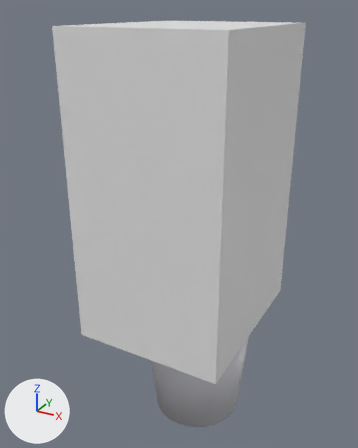
The glTF model internal/web/static/office/models/Deco_Plant_Floor_B.gltf, before and after one commit.
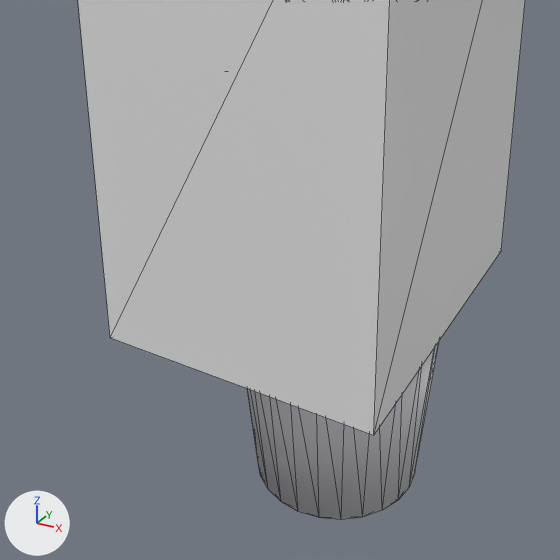
Each version is shown whole from a camera (50 mm lens) standing at (0.683, -1.389, 1.431) and looking at (-0.078, -0.004, 0.739), then close up on the part from 7% to 87% of the width and 36% to 100% of the height. The lights are fixed; the arrows at lower left show +X, +Y and +Z. The older version's two pictures come first. The close-ups show mesh edges as thin lines. Where no turn or scale is listed for an object, it has been applied to the vertices. Vertices at exactly the same position are counted once.

Objects in the first close-up: 'Deco_Plant_Floor_B', 'Deco_Plant_Floor_B_COL'.
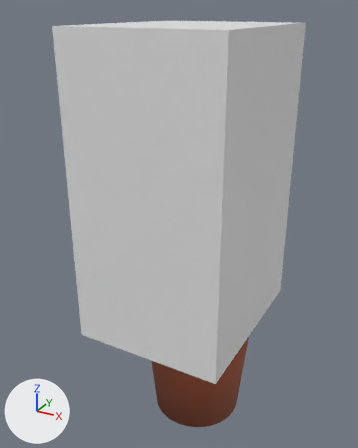
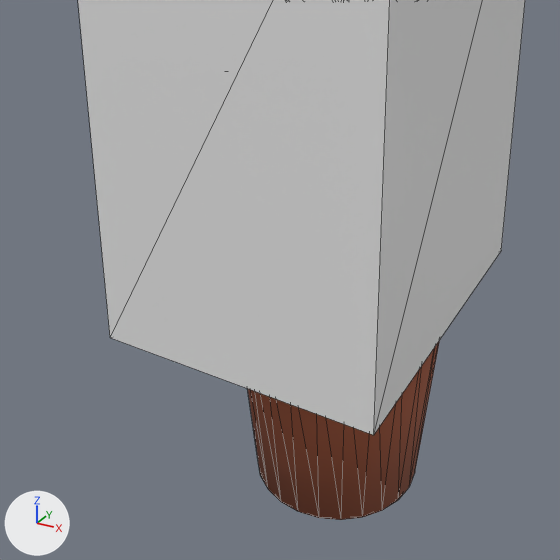
What differs and where, as boxes (x1, y1, x2, y2) in the close-ups (560 x 560 px):
part 1 of me_deco_plant_floor_b, recoloured (light grey to brown): (248, 340, 440, 520) in both

The change, as a diff of the scene's bpy script:
```diff
--- a/internal/web/static/office/models/Deco_Plant_Floor_B.gltf.py
+++ b/internal/web/static/office/models/Deco_Plant_Floor_B.gltf.py
@@ mat_rs_pot_terracotta @@
+mat_rs_pot_terracotta = principled_material('RS_Pot_Terracotta')
+mat_rs_pot_terracotta.base_color = (0.323, 0.0844, 0.0369)  # brown #9a5236
+mat_rs_pot_terracotta.roughness = 0.8
@@ me_deco_plant_floor_b @@
 me_deco_plant_floor_b.from_pydata(...)  # 524 vertices, 568 faces; spans x -0.293..0.215, y -0.311..0.299, z 0.0..1.383
 # used by ob_deco_plant_floor_b; location = (0.0, 0.0, 0.0)
+# me_deco_plant_floor_b part 1: all 92 faces that had it switch from mat_rs_pot (light grey #d8d8de) to mat_rs_pot_terracotta (brown #9a5236)
 me_deco_plant_floor_b.materials.append(mat_rs_soil)
```
